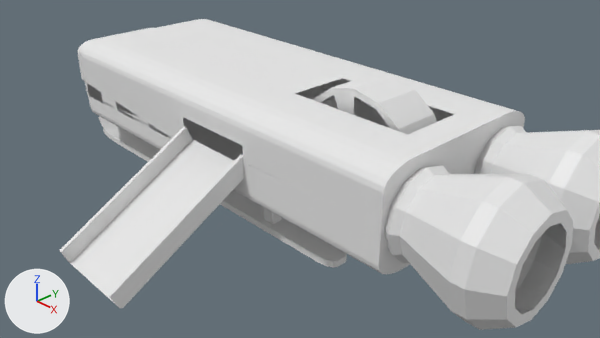
Two versions of the Blender file raw/spaceShip.blend, one commit apart.
One viewpoint serves both versions: the file's camera 'Camera'. Lighting does not change. The marker at lower left points along +X, +Y and +Z.

Objects in the first picture: 'BottomShip', 'Engine.001', 'Engine.002', 'ShipStairs', 'SkiPart', 'TopShip', 'threatMill'.
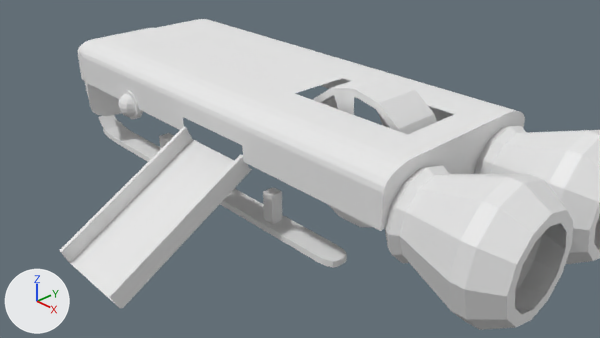
Commit message: ship finished, only hybernation module needed

The change, as a diff of the scene's bpy script:
```diff
--- a/raw/spaceShip.blend.py
+++ b/raw/spaceShip.blend.py
@@ me_cube_002 @@
 # used by ob_bottomship; location = (0.0, 0.0, 1.41); scale = (3.5, 1.5, 0.75)
-me_cube_002.from_pydata(...)  # 144 vertices, 100 faces; spans x -1.0..1.0, y -1.0..1.0, z -1.0..0.0
+me_cube_002.from_pydata(...)  # 159 vertices, 109 faces; spans x -1.0..1.0, y -1.0..1.0, z -1.0..0.0
+# me_cube_002 part 1
+# 6 faces are deleted
+# 8 vertices are added at x -0.63..-0.49, y -1.0..-0.95, z -0.32..0.0
+# 7 new vertices lie (0.0, 0.05, 0.0) away from vertices in x -0.63..-0.49, y -1.0, z -0.32..0.0
+# 15 new faces join them
 me_cube_002.materials.append(mat_material)
@@ me_cube_001 @@
 me_cube_001.from_pydata(...)  # 119 vertices, 92 faces; spans x -1.0..1.0, y -1.0..1.0, z 0.0..1.0
 # used by ob_topship; location = (0.0, 0.0, 1.41); scale = (3.5, 1.5, 0.75)
 # verts and faces of me_cube_001; kept vertices keep their numbers, new ones are numbered from 119
 # before: 9 (-1.0, -1.0, 0.65) at pixel (83, 57), 85 (-1.0, -1.0, 0.0) at pixel (87, 83), 101 (-0.11, -1.0, 0.65) at pixel (181, 101), 111 (-0.11, -1.0, 0.0), 114 (-1.0, -1.0, 0.32) at pixel (85, 70)
 # before: 118 (-0.11, -1.0, 0.32) at pixel (182, 116)
+# me_cube_001 part 2
+delete_faces([(9, 114, 118, 101), (85, 111, 118, 114)])
+verts[119] = (-0.49, -1.0, 0.0)  # pixel (138, 109)
+verts[120] = (-0.63, -1.0, 0.0)
+verts[121] = (-0.53, -1.0, 0.32)  # pixel (131, 92)
+verts[122] = (-0.58, -1.0, 0.32)  # pixel (126, 90)
+verts[123] = (-0.49, -1.0, 0.12)  # pixel (138, 103)
+verts[124] = (-0.51, -1.0, 0.29)  # pixel (134, 95)
+verts[125] = (-0.6, -1.0, 0.3)  # pixel (124, 90)
+verts[126] = (-0.63, -1.0, 0.12)  # pixel (122, 96)
+verts[127] = (-0.56, -1.0, 0.36)  # pixel (129, 89)
+faces += [(9, 114, 122, 127, 121, 118, 101), (111, 118, 121, 124, 123, 119), (85, 120, 126, 125, 122, 114)]
 me_cube_001.materials.append(mat_material)
@@ me_cube_011 @@
+me_cube_011.from_pydata(...)  # 57 vertices, 44 faces; spans x -0.625..-0.487, y -1.146..-0.953, z -0.323..0.357
+me_cube_011.materials.append(mat_material)  # white #e7e7e7
@@ ob_bottomship @@
 ob_bottomship.scale = (3.5, 1.5, 0.75)
+ob_bottomship.hide_render = True
@@ ob_eye @@
+ob_eye = bpy.data.objects.new('Eye', me_cube_011)
+ob_eye.location = (0.0, 0.0, 1.41)
+ob_eye.scale = (3.5, 1.5, 0.75)
```

Location of each change, (x1, y1, x2, y2) in pixels of the pictures (600 x 338 px; the box of a moved part takes in the faces that stretch with it):
'BottomShip', hidden
    before: (87, 83, 410, 274)
'Eye', added
    after: (118, 90, 143, 119)
part 1 of me_cube_002, built on
    before: (87, 83, 180, 148)
part 2 of me_cube_001, moved or reshaped
    both: (83, 57, 184, 130)
